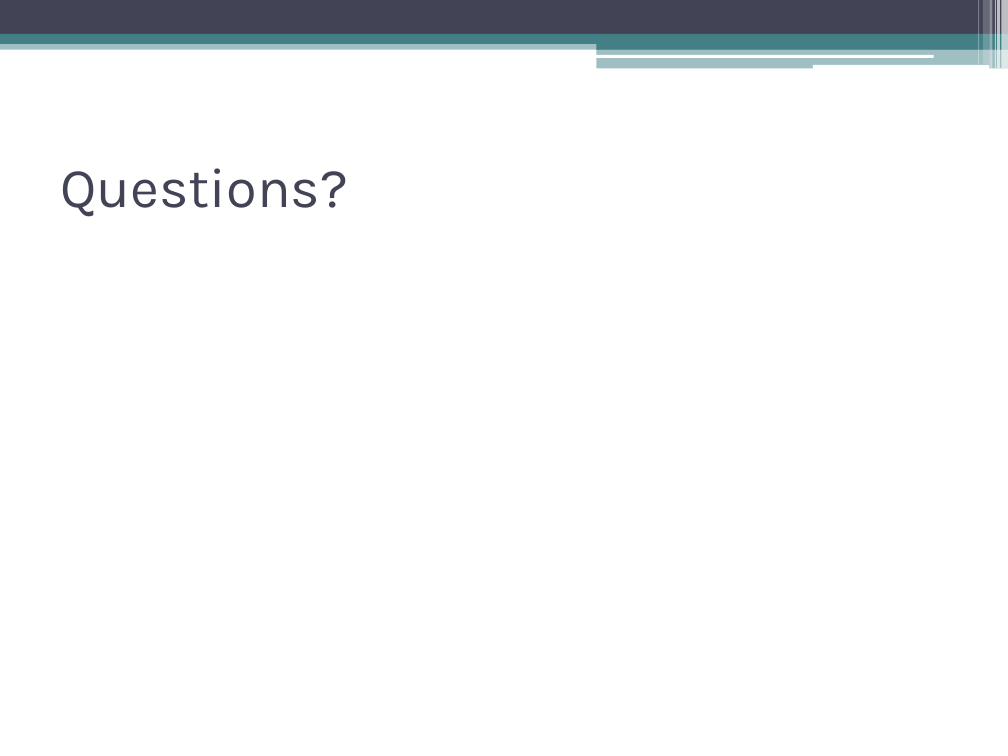
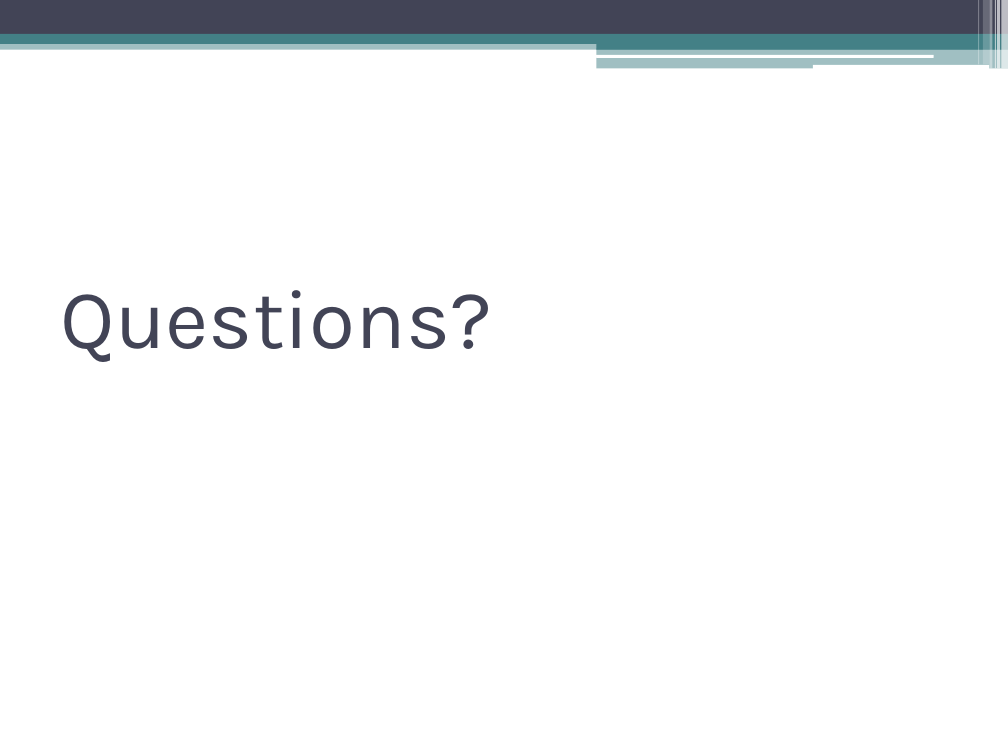
Before and after one commit to dyross/davidrossmastersproject, a slide deck: slide 42 of mastersProject/presentation/visualizationToolsForWebcams.pptx (slide 38 before the commit). Drawn at 1008x756 pixels with LibreOffice and Linux fonts; fonts in the diff are those of the drawing. Boxes give left, top, right and bottom in pixels: in the first picture for what was removed or moved away, otherwise in the second. Text is boxed around its words. In the diff, an @@ line names an element or a change of style, - is before the commit and + after.

```diff
--- a/mastersProject/presentation/visualizationToolsForWebcams.pptx
+++ b/mastersProject/presentation/visualizationToolsForWebcams.pptx
@@ title "Questions?" at (60, 290, 492, 362): size 40 to 60 pt @@
```
Also in this commit, not shown: 10 other slides changed, 10 slides added, 6 slides removed, 11 other files.
